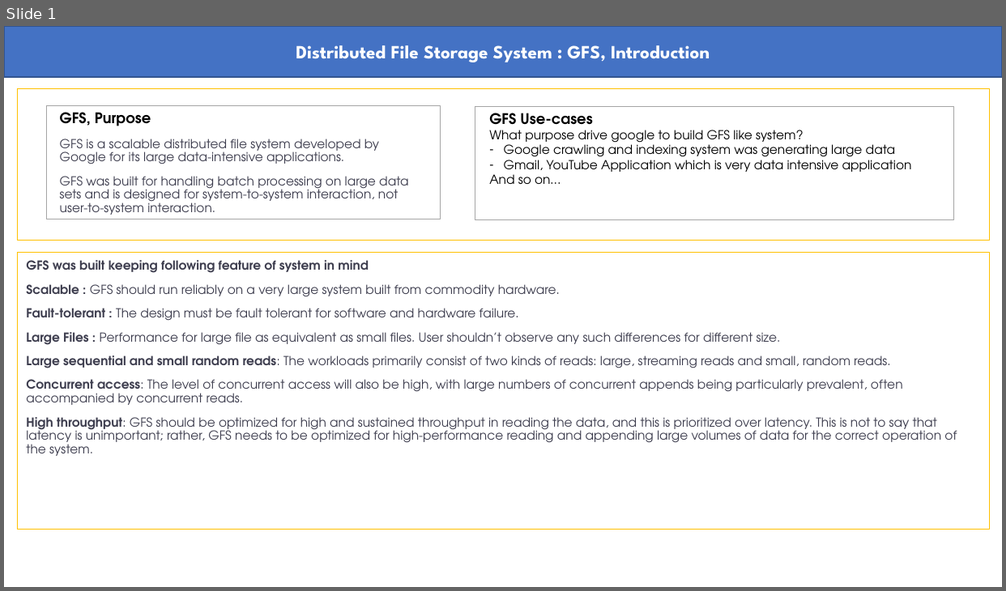
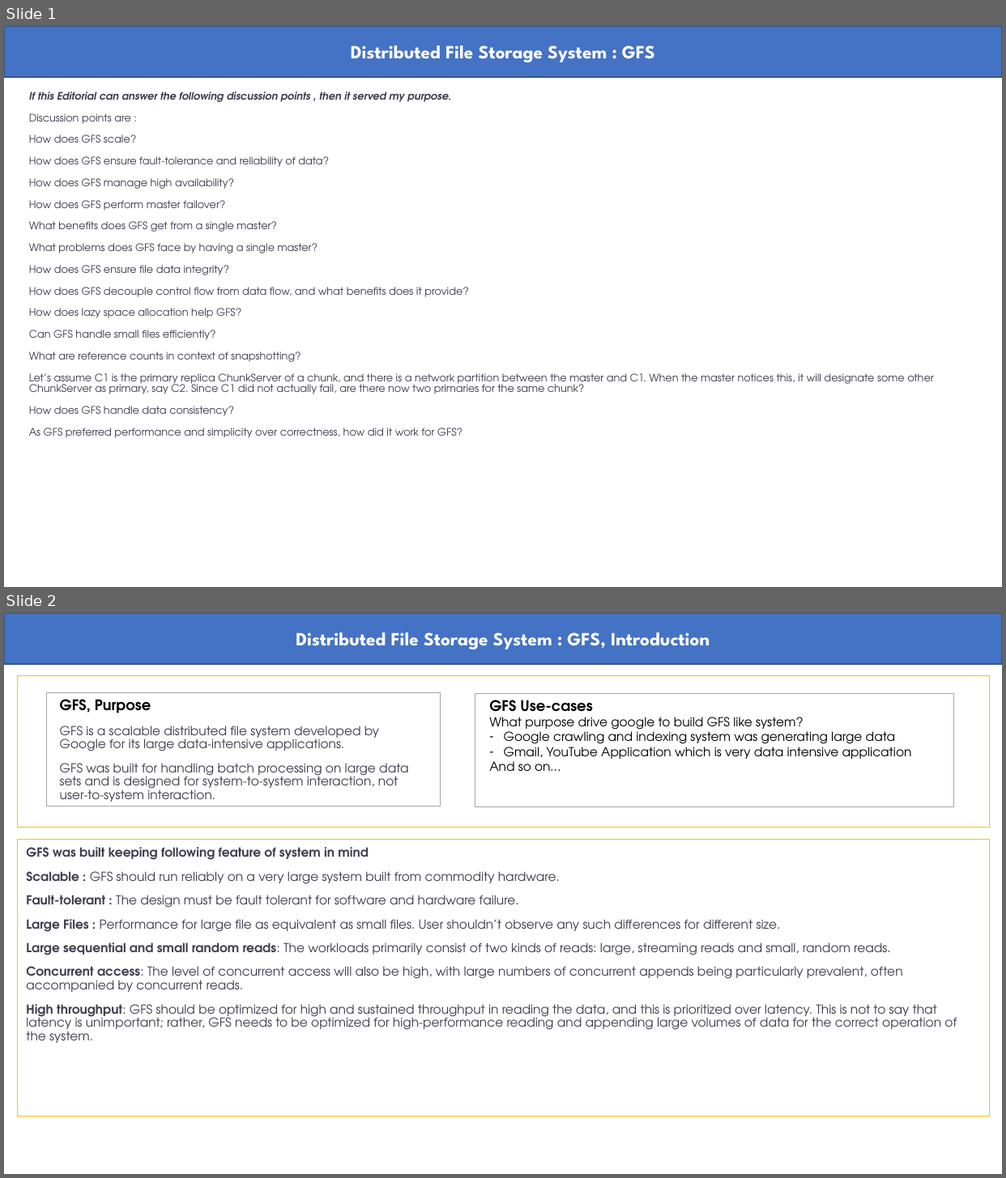
Before and after one commit to abmishra1234/Advanced-System-Design, a slide deck: GFS.pptx. Shown one above the other, each under a label of ours: slide 1 before the commit, slides 1 and 2 after it. The pictures are 1006x591 and 1006x1178 pixels, drawn with LibreOffice and Linux fonts; fonts in the diff are those of the drawing. Boxes give left, top, right and bottom in pixels: in the first picture for what was removed or moved away, otherwise in the second. Text is boxed around its words. In the diff, an @@ line names an element or a change of style, - is before the commit and + after.

```diff
--- a/GFS.pptx
+++ b/GFS.pptx
@@ slide 1 added at (4, 26, 1002, 587), background #FFFFFF @@
@@ rectangle added at (4, 26, 1002, 77), fill #4472C4, outline #325491 1 pt, 18 pt, text #FFFFFF, bold @@
+Distributed File Storage System : GFS
@@ text added at (29, 92, 933, 438), 10 pt, text #3D3D4E @@
+If this Editorial can answer the following discussion points , then it served my purpose.
+Discussion points are :
+How does GFS scale?
+How does GFS ensure fault-tolerance and reliability of data?
+How does GFS manage high availability?
+How does GFS perform master failover?
+What benefits does GFS get from a single master?
+What problems does GFS face by having a single master?
+How does GFS ensure file data integrity?
+How does GFS decouple control flow from data flow, and what benefits does it provide?
+How does lazy space allocation help GFS?
+Can GFS handle small files efficiently?
+What are reference counts in context of snapshotting?
+Let’s assume C1 is the primary replica ChunkServer of a chunk, and there is a network partition between the master and C1. When the master notices this, it will designate some other ChunkServer as primary, say C2. Since C1 did not actually fail, are there now two primaries for the same chunk?
+How does GFS handle data consistency?
+As GFS preferred performance and simplicity over correctness, how did it work for GFS?
@@ what was slide 1 is now slide 2 @@
```
Also in this commit, not shown: 1 slide changed, 6 other slides added.
